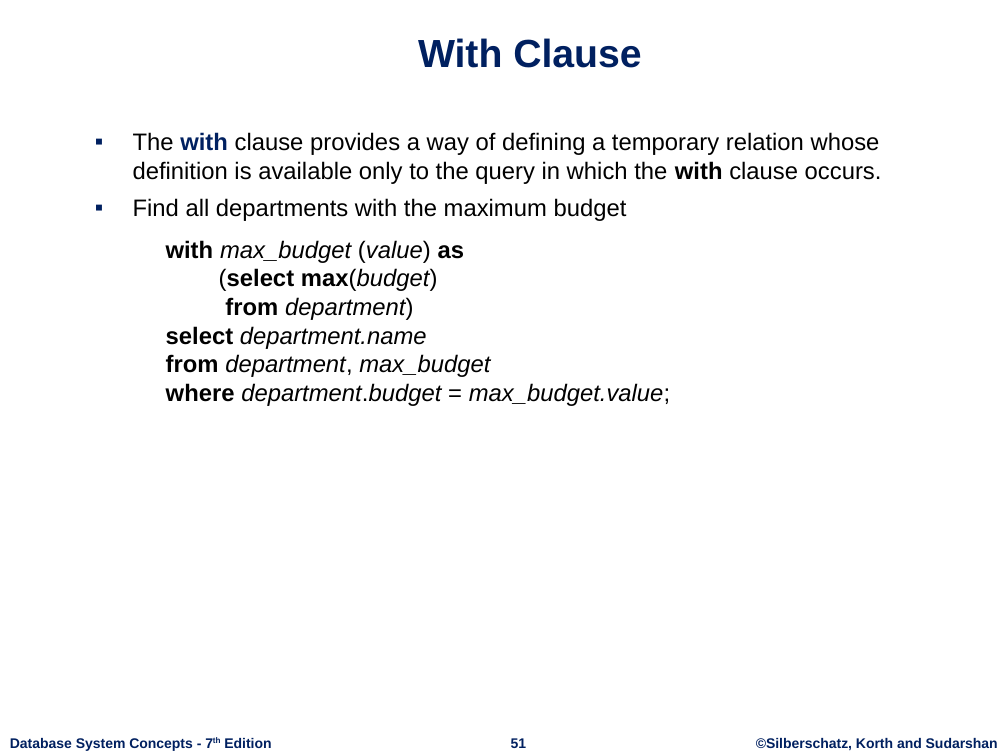
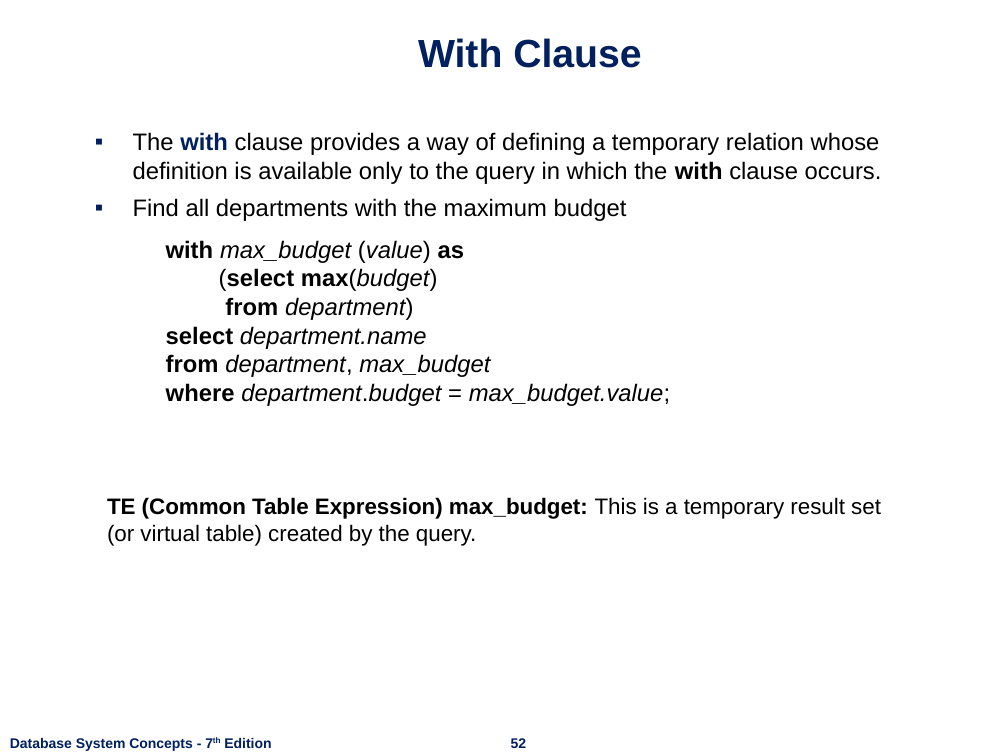
Before and after one commit to nashurgessa/DB-practices, a slide deck: slide 52 of Slides/L8-10 Introduction SQL.pptx (slide 51 before the commit). Drawn at 1008x756 pixels with LibreOffice and Linux fonts; fonts in the diff are those of the drawing; background and template pictures are left out. Boxes give left, top, right and bottom in pixels: in the first picture for what was removed or moved away, otherwise in the second. Text is boxed around its words. In the diff, an @@ line names an element or a change of style, - is before the commit and + after.

```diff
--- a/Slides/L8-10 Introduction SQL.pptx
+++ b/Slides/L8-10 Introduction SQL.pptx
@@ text added at (107,497,881,546), 16 pt, text #000000 @@
+TE (Common Table Expression) max_budget: This is a temporary result set (or virtual table) created by the query.
@@ page number at (511,738,527,748): text changed @@
-51
+52
@@ text removed at (756,738,998,751) @@
-©Silberschatz, Korth and Sudarshan
```
Also in this commit, not shown: 60 other slides changed, 1 slide added, 1 slide removed, 6 other files.
